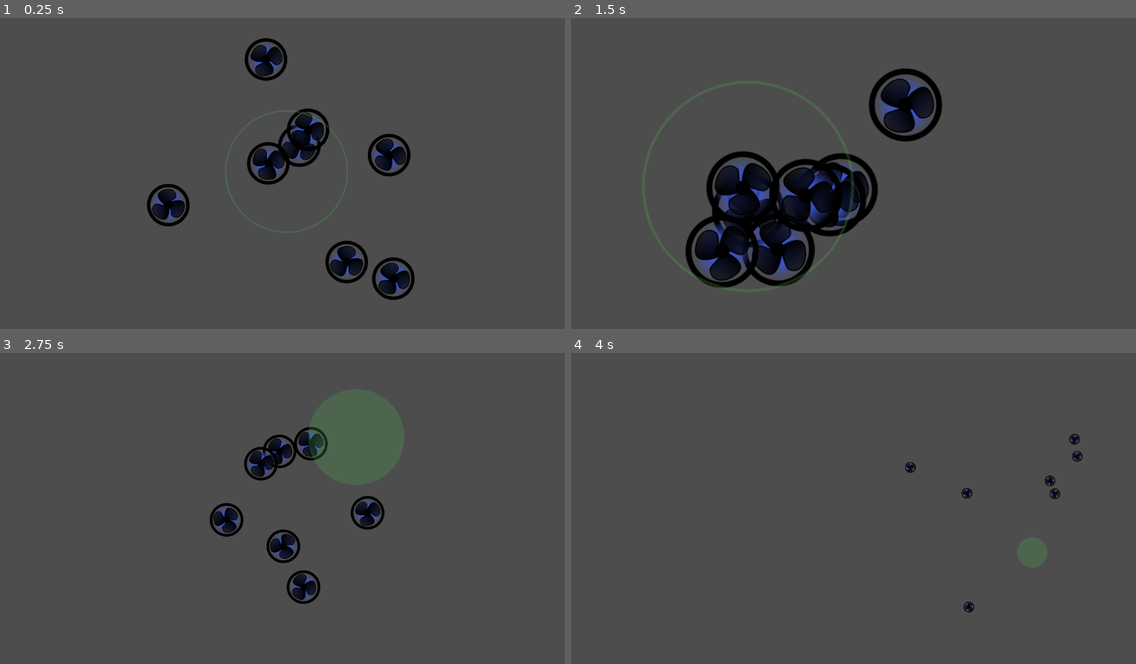
Above: before the commit, frames 1-4 (two rows, left to right).
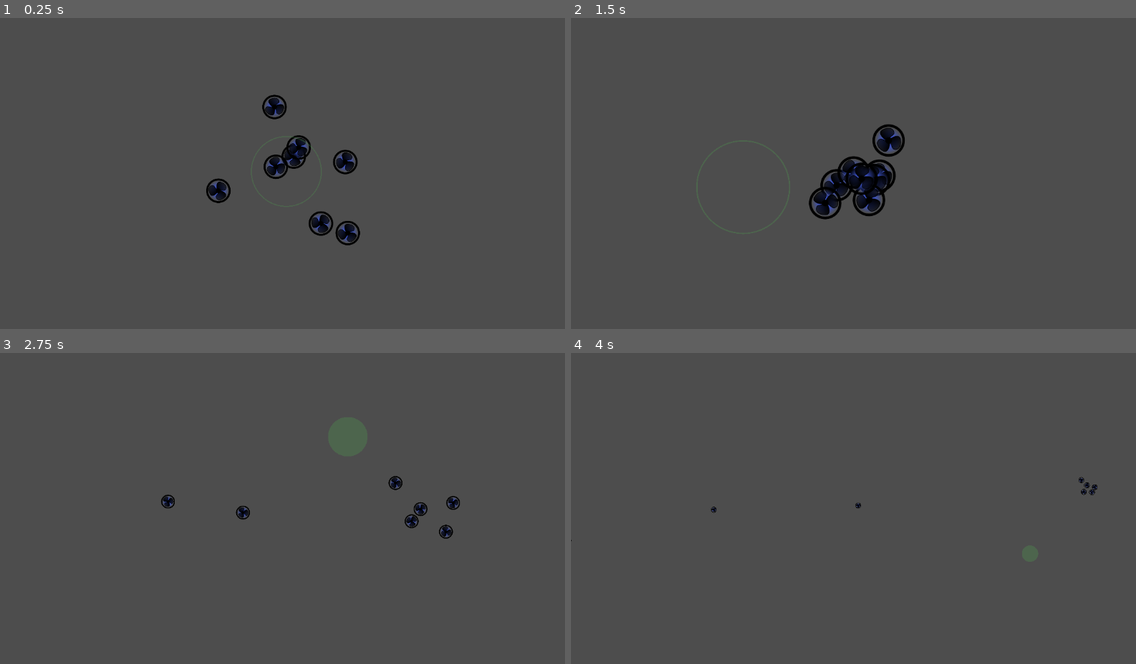
Above: after the commit, the same moments.

Repository: mgiuca/patient-zero
Game: Godot game, scene res://scenes/level.tscn
Two runs of this game, one before a commit and one after it. Both use one fixed random seed, a clock stepped at 60 frames per second and the inputs below.
Inputs (mouse positions are in pixels of both pictures, inside the frame that each line leads up to):
- Up to frame 1 (0.25 s): no input
- Up to frame 2 (1.5 s): move the mouse to (983, 154) at 0.52 s; press the mouse at (983, 154) at 0.53 s; move the mouse to (740, 185) at 1.27 s; release the mouse at (740, 185) at 1.28 s; click (740, 185) at 1.35 s
- Up to frame 3 (2.75 s): move the mouse to (344, 436) at 2.02 s; press the mouse at (344, 436) at 2.03 s
- Up to frame 4 (4 s): move the mouse to (830, 570) at 2.77 s; release the mouse at (830, 570) at 2.78 s; click (830, 570) at 2.85 s; move the mouse to (1028, 555) at 3.52 s; press the mouse at (1028, 555) at 3.53 s

The runs differ from the first frame. In frame 1, 6.2% of the frame differs, in the area x 25-74%, y 6-91%; in frame 2, 12%, in the area x 20-66%, y 16-87%; in frame 3, 3.5%; in frame 4, 0.4%.

Commit message:
Play with some parameters.

Diff:
--- a/scenes/bot.tscn
+++ b/scenes/bot.tscn
@@ -17,7 +17,7 @@
 collision_mask = 10
 can_sleep = false
 lock_rotation = true
-angular_velocity = 3.14159
+angular_velocity = 6.28319
 angular_damp_mode = 1
 script = ExtResource("1_aqmbd")
 
--- a/scenes/cursor.gd
+++ b/scenes/cursor.gd
@@ -6,7 +6,7 @@
 @export var inactive_draw_thickness : float = 5
 
 ## Multiplier for the amount of force to exert on bots.
-@export var force_multiplier : float = 1
+@export var force_multiplier : float = 2
 
 var active : bool = false
 
--- a/scenes/level.gd
+++ b/scenes/level.gd
@@ -9,7 +9,7 @@
 var bots : Array[Bot] = []
 
 # Add this much around the edge of the bots when framing the camera.
-var zoom_margin : float = 150
+var zoom_margin : float = 500
 
 func _ready():
   $Music.seek(music_start_time)
